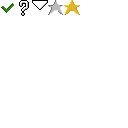
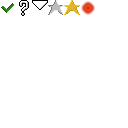
Layer changes from the first w=128, h=128 image to the second:
painted on "Symbols" over [81, 1, 95, 15]
